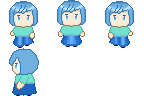
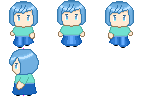
Comparing the layer stacks of the two 144 x 96 images. Changes:
painted on "Drawing" (1st of 4, in "Left_1") over bbox(10, 52, 34, 62)
painted on "Drawing" (3rd of 4, in "Down_2") over bbox(10, 52, 34, 62)
